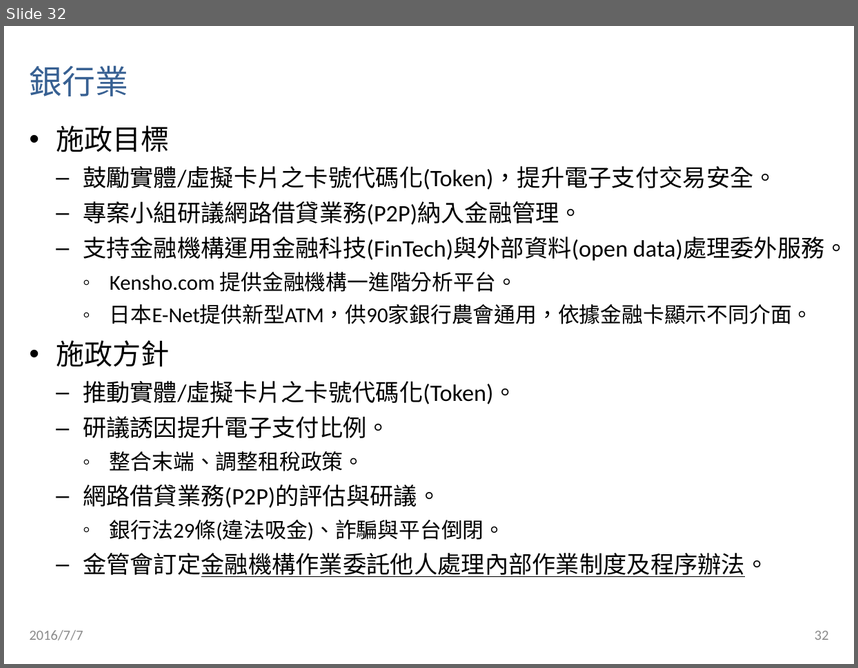
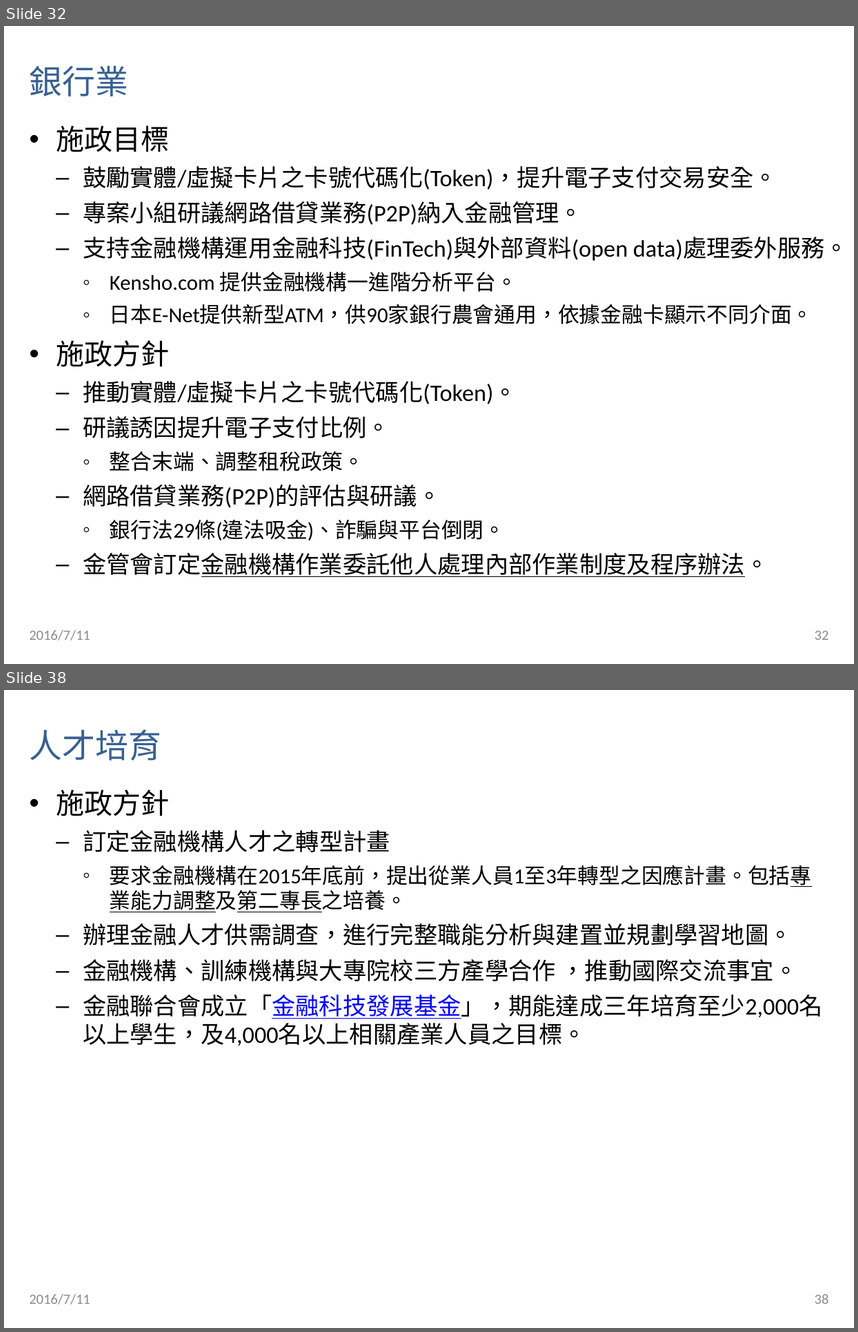
Before and after one commit to CpOuyang/custom, a slide deck: 20160712 - 金融科技白皮書(部會).pptx. Shown one above the other, each under a label of ours: slide 32 before the commit, slides 32 and 38 after it; the slides between them are not shown. The pictures are 858x668 and 858x1332 pixels, drawn with LibreOffice and Linux fonts; fonts in the diff are those of the drawing. Boxes give left, top, right and bottom in pixels: in the first picture for what was removed or moved away, otherwise in the second. Text is boxed around its words. In the diff, an @@ line names an element or a change of style, - is before the commit and + after.

```diff
--- a/20160712 - 金融科技白皮書(部會).pptx
+++ b/20160712 - 金融科技白皮書(部會).pptx
@@ slide 38 added at box(4, 690, 854, 1328), background #FFFFFF @@
@@ title added at box(30, 729, 161, 760), 28 pt, text #376092 @@
+人才培育
@@ text added at box(56, 789, 823, 1045), 20 pt, text #000000 @@
+• 施政方針
+  – 訂定金融機構人才之轉型計畫
+    ◦ 要求金融機構在2015年底前，提出從業人員1至3年轉型之因應計畫。包括專業能力調整及第二專長之培養。
+  – 辦理金融人才供需調查，進行完整職能分析與建置並規劃學習地圖。
+  – 金融機構、訓練機構與大專院校三方產學合作 ，推動國際交流事宜。
+  – 金融聯合會成立「金融科技發展基金」，期能達成三年培育至少2,000名以上學生，及4,000名以上相關產業人員之目標。
@@ text added at box(30, 1294, 91, 1304), 12 pt, text #8C8C8C @@
+2016/7/11
@@ page number added at box(815, 1294, 829, 1303), 12 pt, text #8C8C8C @@
+38
@@ slide 32 changed as well @@
@@ text at box(30, 630, 91, 640): text changed @@
-2016/7/7
+2016/7/11
```
Also in this commit, not shown: 29 other slides changed, 10 other slides added, 2 slides removed.
